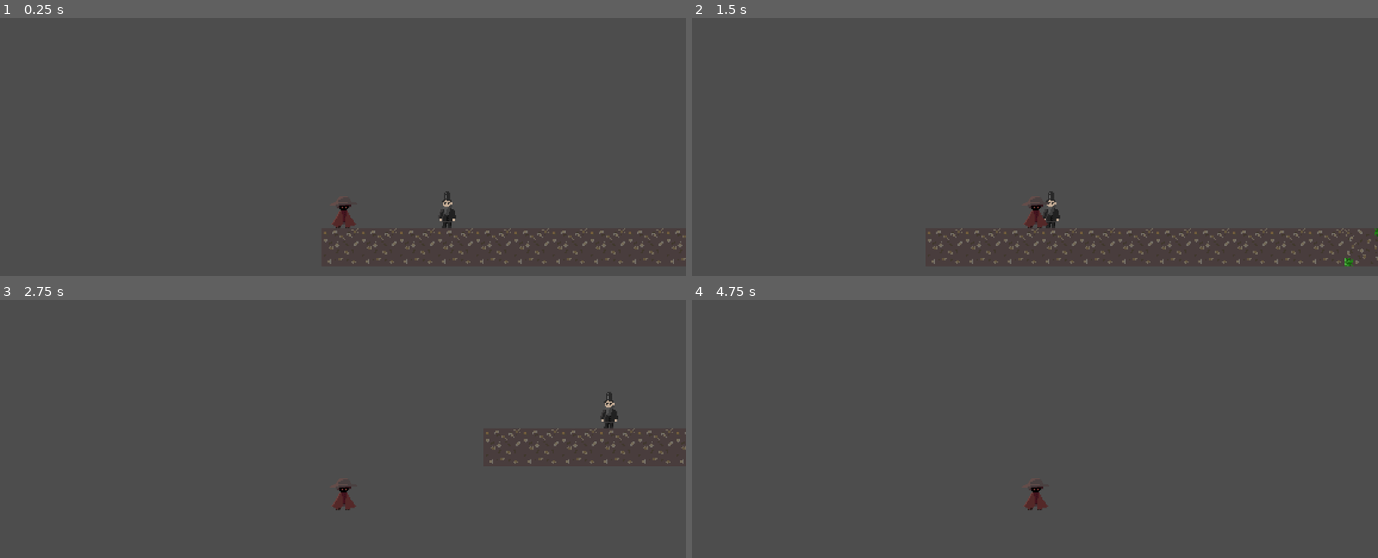
Above: before the commit, frames 1-4 (two rows, left to right).
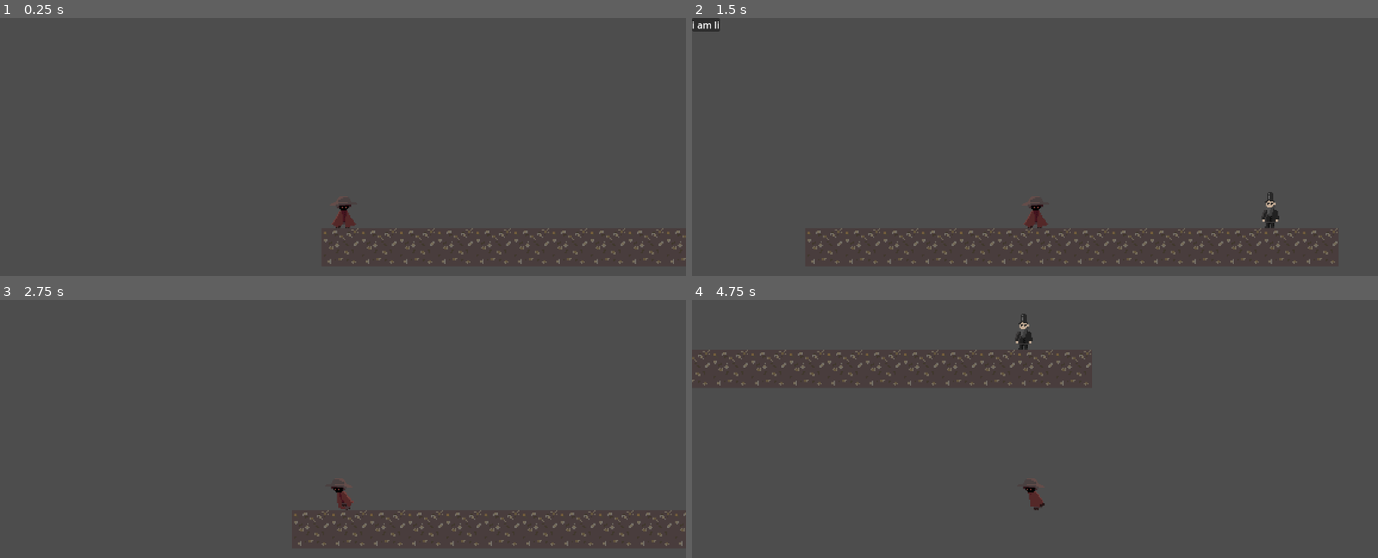
Above: after the commit, the same moments.

Repository: Jupyyter/9layers
Game: Godot game, scene res://tscn/lvls/lvl1.tscn
Two runs of this game, one before a commit and one after it. Both use one fixed random seed, a clock stepped at 60 frames per second and the inputs below.
Inputs:
- Up to frame 1 (0.25 s): no input
- Up to frame 2 (1.5 s): tap Enter (ui_accept) at 0.5, 1.35 s; hold Enter (ui_accept) 0.53-1.28 s; hold Right (ui_right) from 0.53 s (still down)
- Up to frame 3 (2.75 s): tap Enter (ui_accept) at 1.52, 1.82 s; release Right (ui_right) at 2.03 s; hold Left (ui_left) from 2.03 s (still down); hold Enter (ui_accept) from 2.03 s (still down)
- Up to frame 4 (4.75 s): release Left (ui_left) at 2.78 s; release Enter (ui_accept) at 2.78 s; hold Right (ui_right) 2.78-4.28 s; tap Enter (ui_accept) at 2.85, 3.02, 3.32, 4.35, 4.52 s; hold Enter (ui_accept) 3.53-4.28 s; hold Left (ui_left) from 4.28 s (still down)

The runs differ from the first frame. In frame 1, 0.2% of the frame differs, in the area x 64-67%, y 67-82%; in frame 2, 2.5%, in the area x 0-100%, y 0-97%; in frame 3, 1.6%; in frame 4, 1.2%.

Commit message:
a

Diff:
--- a/game/code/dante.gd
+++ b/game/code/dante.gd
@@ -3,68 +3,58 @@
 const SPEED = 300.0
 const JUMP_VELOCITY = -400.0
 
-var textbox: Control
+var current_interactable: RigidBody2D = null
+var in_cutscene: bool = false
 
-func _ready():
-    # Try to find the textbox in the scene
-    textbox = find_textbox()
-    if not textbox:
-        push_warning("Textbox node not found. Please check if it exists in the scene.")
-    elif not textbox.is_valid():
-        push_warning("Textbox found but it's not properly set up.")
+@onready var interaction_area: Area2D = $InteractionArea
+@onready var animation_player: AnimationPlayer = $AnimationPlayer
+@onready var sprite: Sprite2D = $Sprite2D
 
-func find_textbox() -> Control:
-    var root = get_tree().root
-    return find_node_by_type(root, "Control")
-
-func find_node_by_type(node: Node, type: String) -> Node:
-    if node.is_class(type) and node.has_method("show_text") and node.has_method("is_valid"):
-        return node
-    for child in node.get_children():
-        var found = find_node_by_type(child, type)
-        if found:
-            return found
-    return null
+func _ready() -> void:
+    interaction_area.connect("body_entered", Callable(self, "_on_interaction_area_body_entered"))
+    interaction_area.connect("body_exited", Callable(self, "_on_interaction_area_body_exited"))
 
 func _physics_process(delta: float) -> void:
-    # Add the gravity.
     if not is_on_floor():
-        velocity.y += ProjectSettings.get_setting("physics/2d/default_gravity") * delta
+        velocity += get_gravity() * delta
 
-    # Handle jump.
-    if Input.is_action_pressed("ui_up") and is_on_floor():
-        velocity.y = JUMP_VELOCITY
+    if not in_cutscene:
+        if Input.is_action_just_pressed("ui_accept") and current_interactable:
+            interact()
 
-    # Get the input direction and handle the movement/deceleration.
-    var direction := Input.get_axis("ui_left", "ui_right")
-    if direction:
-        velocity.x = direction * SPEED
+        if Input.is_action_pressed("ui_up") and is_on_floor():
+            velocity.y = JUMP_VELOCITY
+
+        var direction := Input.get_axis("ui_left", "ui_right")
+        if direction:
+            velocity.x = direction * SPEED
+            sprite.flip_h = direction < 0  # Flip sprite based on direction
+            animation_player.play("run")
+        else:
+            velocity.x = move_toward(velocity.x, 0, SPEED)
+            animation_player.play("idle")
     else:
-        velocity.x = move_toward(velocity.x, 0, SPEED)
+        velocity = Vector2.ZERO
+        animation_player.play("idle")
 
     move_and_slide()
 
-    # Check for overlapping bodies
-    check_for_interaction()
+func _on_interaction_area_body_entered(body: Node2D) -> void:
+    if body is RigidBody2D and body.has_method("get_text"):
+        current_interactable = body
 
-func check_for_interaction() -> void:
-    var space_state = get_world_2d().direct_space_state
-    var query = PhysicsShapeQueryParameters2D.new()
-    query.set_shape($CollisionShape2D.shape)
-    query.transform = global_transform
-    query.collision_mask = collision_mask  # Use the same collision mask as the player
+func _on_interaction_area_body_exited(body: Node2D) -> void:
+    if body == current_interactable:
+        current_interactable = null
 
-    var results = space_state.intersect_shape(query)
-    for result in results:
-        var collider = result.collider
-        if collider is RigidBody2D and collider.has_method("get_text"):
-            var interaction_text = collider.get_text()
-            show_interaction_text(interaction_text)
-            break  # Only interact with the first valid object
+func interact() -> void:
+    if current_interactable:
+        var text = current_interactable.get_text()
+        var textbox = get_node("../textBox")
+        if textbox:
+            textbox.show_text(text)
 
-func show_interaction_text(text: String) -> void:
-    if textbox and textbox.is_valid() and textbox.has_method("show_text"):
-        textbox.show_text(text)
-    else:
-        print("Unable to show text: ", text)
-        print("Textbox not found, not valid, or doesn't have show_text method.")
+func set_cutscene_state(state: bool) -> void:
+    in_cutscene = state
+    if in_cutscene:
+        animation_player.play("idle")
--- a/game/code/lincon.gd
+++ b/game/code/lincon.gd
@@ -1,12 +1,6 @@
 extends RigidBody2D
 
 @export var interaction_text: String = "Default interaction text"
-@onready var detection_area: Area2D = $DetectionArea
-
-func _ready():
-    # Ensure the Area2D is set up correctly
-    if not detection_area:
-        push_error("DetectionArea node not found in Lincon. Please add an Area2D child node.")
 
 func get_text() -> String:
-    return interaction_text
+	return interaction_text
--- a/game/code/textBox.gd
+++ b/game/code/textBox.gd
@@ -1,20 +1,41 @@
-extends Control
+extends CanvasLayer
 
-@onready var label = $Panel/Label
-var text_speed = 0.05
-var current_text = ""
+@onready var text_label: Label = $PanelContainer/MarginContainer/Label
+@onready var timer: Timer = $Timer
 
-func _ready():
-    hide()
+var current_text: String = ""
+var displayed_text: String = ""
+var char_index: int = 0
 
-func show_text(text):
-    current_text = text
-    label.text = ""
-    show()
-    for char in text:
-        label.text += char
-        await get_tree().create_timer(text_speed).timeout
+func _ready() -> void:
+	hide()
+	timer.connect("timeout", _on_timer_timeout)
 
-func _input(event):
-    if event.is_action_pressed("ui_accept") and visible:
-        hide()
+func show_text(text: String) -> void:
+	current_text = text
+	displayed_text = ""
+	char_index = 0
+	text_label.text = ""
+	show()
+	timer.start()
+
+func _on_timer_timeout() -> void:
+	if char_index < current_text.length():
+		displayed_text += current_text[char_index]
+		text_label.text = displayed_text
+		char_index += 1
+		timer.start()
+	else:
+		timer.stop()
+
+func _input(event: InputEvent) -> void:
+	if event.is_action_pressed("ui_accept") and visible:
+		if char_index < current_text.length():
+			# Display all text immediately
+			displayed_text = current_text
+			text_label.text = displayed_text
+			char_index = current_text.length()
+			timer.stop()
+		else:
+			# Hide the textbox
+			hide()
--- a/game/tscn/lvls/lvl1.tscn
+++ b/game/tscn/lvls/lvl1.tscn
@@ -1,9 +1,10 @@
-[gd_scene load_steps=7 format=3 uid="uid://dam1kfcfeintt"]
+[gd_scene load_steps=8 format=3 uid="uid://dam1kfcfeintt"]
 
+[ext_resource type="Script" path="res://tscn/lvls/lvl_1.gd" id="1_f405b"]
 [ext_resource type="Texture2D" uid="uid://i5qiisponfev" path="res://imgs/ALLDIRT.png" id="1_wsfxf"]
 [ext_resource type="PackedScene" uid="uid://dadobyyrrsd71" path="res://tscn/others/dante.tscn" id="2_io81r"]
 [ext_resource type="PackedScene" uid="uid://b5jg31a43wvv4" path="res://tscn/others/lincon.tscn" id="3_co8dm"]
-[ext_resource type="PackedScene" uid="uid://ryl6oibd1j6t" path="res://tscn/others/textBox.tscn" id="4_5vfem"]
+[ext_resource type="PackedScene" uid="uid://bmac03gjspvhr" path="res://tscn/others/textBox.tscn" id="4_5vfem"]
 
 [sub_resource type="TileSetAtlasSource" id="TileSetAtlasSource_fj8tj"]
 texture = ExtResource("1_wsfxf")
@@ -118,27 +119,26 @@
 sources/0 = SubResource("TileSetAtlasSource_fj8tj")
 
 [node name="Node2D" type="Node2D"]
+script = ExtResource("1_f405b")
 
 [node name="TileMap" type="TileMap" parent="."]
 texture_filter = 1
 tile_set = SubResource("TileSet_o3bap")
 rendering_quadrant_size = 32
 format = 2
-layer_0/tile_data = PackedInt32Array(589824, 0, 0, 655360, 0, 1, 589825, 65536, 0, 655361, 65536, 1, 589826, 0, 0, 655362, 0, 1, 589827, 65536, 0, 655363, 65536, 1, 589828, 0, 0, 655364, 0, 1, 589829, 65536, 0, 655365, 65536, 1, 589830, 0, 0, 655366, 0, 1, 589831, 65536, 0, 655367, 65536, 1, 589832, 0, 0, 655368, 0, 1, 589833, 65536, 0, 655369, 65536, 1, 589834, 0, 0, 655370, 0, 1, 589835, 65536, 0, 655371, 65536, 1, 589836, 0, 0, 655372, 0, 1, 589837, 65536, 0, 655373, 65536, 1, 589838, 0, 0, 655374, 0, 1, 589839, 65536, 0, 655375, 65536, 1, 589840, 0, 0, 655376, 0, 1, 589841, 65536, 0, 655377, 65536, 1, 589842, 0, 0, 655378, 0, 1, 589843, 65536, 0, 655379, 65536, 1, 589844, 0, 0, 655380, 0, 1, 589845, 65536, 0, 655381, 65536, 1, 589846, 393216, 0, 655382, 393216, 1, 589847, 458752, 0, 655383, 458752, 1)
+layer_0/tile_data = PackedInt32Array(655383, 65536, 1, 655379, 65536, 1, 655378, 0, 1, 589845, 65536, 0, 655377, 65536, 1, 655376, 0, 1, 655375, 65536, 1, 589844, 0, 0, 589843, 65536, 0, 589842, 0, 0, 655374, 0, 1, 655373, 65536, 1, 589838, 0, 0, 589839, 65536, 0, 589840, 0, 0, 589841, 65536, 0, 589837, 65536, 0, 589836, 0, 0, 655371, 65536, 1, 655370, 0, 1, 655369, 65536, 1, 655368, 0, 1, 655367, 65536, 1, 589831, 65536, 0, 589832, 0, 0, 589833, 65536, 0, 589834, 0, 0, 589835, 65536, 0, 655366, 0, 1, 655372, 0, 1, 655365, 65536, 1, 655364, 0, 1, 589829, 65536, 0, 589828, 0, 0, 589827, 65536, 0, 589826, 0, 0, 589825, 65536, 0, 589824, 0, 0, 655362, 0, 1, 655361, 65536, 1, 655360, 0, 1, 655363, 65536, 1, 589830, 0, 0, 655380, 0, 1, 655381, 65536, 1, 589846, 0, 0, 655382, 0, 1, 589847, 65536, 0, 589848, 0, 0, 655384, 0, 1, 589849, 65536, 0, 655385, 65536, 1, 589850, 0, 0, 655386, 0, 1, 589851, 65536, 0, 655387, 65536, 1)
 
 [node name="dante" parent="." instance=ExtResource("2_io81r")]
 position = Vector2(18, 123)
+collision_layer = 1
+collision_mask = 1
 
 [node name="Camera2D" type="Camera2D" parent="dante"]
 position = Vector2(0, 1)
 zoom = Vector2(2, 2)
 
 [node name="lincon" parent="." instance=ExtResource("3_co8dm")]
-position = Vector2(106, 124)
+position = Vector2(391, 126)
 interaction_text = ":) kkkkkkkkkkkkgsdkaksa"
 
-[node name="Control" parent="." instance=ExtResource("4_5vfem")]
-offset_left = 92.0
-offset_top = 39.0
-offset_right = 132.0
-offset_bottom = 79.0
+[node name="textBox" parent="." instance=ExtResource("4_5vfem")]
--- /dev/null
+++ b/game/tscn/lvls/lvl_1.gd
@@ -0,0 +1,54 @@
+extends Node2D
+
+@onready var dante: CharacterBody2D = $dante
+@onready var lincon: RigidBody2D = $lincon
+@onready var textbox: CanvasLayer = $textBox
+var cutscene_triggered: bool = false
+var cutscene_texts: Array = [
+    "hey",
+    "i am lincon the terribe",
+    "you are about to die"
+]
+var current_text_index: int = 0
+var waiting_for_input: bool = false
+var cutscene_finished: bool = false
+
+func _ready() -> void:
+    pass
+
+func _process(delta: float) -> void:
+    if not cutscene_triggered and not cutscene_finished:
+        var distance = dante.global_position.distance_to(lincon.global_position)
+        if distance <= 200:
+            start_cutscene()
+
+    if waiting_for_input and Input.is_action_just_pressed("ui_accept"):
+        waiting_for_input = false
+        advance_cutscene()
+
+func start_cutscene() -> void:
+    cutscene_triggered = true
+    dante.set_cutscene_state(true)  # Disable Dante's movement
+    show_next_text()
+
+func show_next_text() -> void:
+    if current_text_index < cutscene_texts.size():
+        textbox.show_text(cutscene_texts[current_text_index])
+        current_text_index += 1
+        waiting_for_input = true
+    else:
+        end_cutscene()
+
+func advance_cutscene() -> void:
+    if current_text_index < cutscene_texts.size():
+        show_next_text()
+    else:
+        end_cutscene()
+
+func end_cutscene() -> void:
+    cutscene_triggered = false
+    cutscene_finished = true
+    current_text_index = 0
+    textbox.hide()
+    dante.set_cutscene_state(false)  # Re-enable Dante's movement
+    print("Cutscene ended")  # Debug message
--- a/game/tscn/others/dante.tscn
+++ b/game/tscn/others/dante.tscn
@@ -1,10 +1,203 @@
-[gd_scene load_steps=4 format=3 uid="uid://dadobyyrrsd71"]
-
-[ext_resource type="Texture2D" uid="uid://br2qsj0rmx0aq" path="res://imgs/characters/dante.png" id="1_4rpx6"]
+[gd_scene load_steps=9 format=3 uid="uid://dadobyyrrsd71"]
+
 [ext_resource type="Script" path="res://code/dante.gd" id="1_wc252"]
+[ext_resource type="Texture2D" uid="uid://bd82pk8pm0qe0" path="res://imgs/dante_animations.png" id="2_ypmme"]
 
 [sub_resource type="RectangleShape2D" id="RectangleShape2D_8bmny"]
 size = Vector2(15, 25)
+
+[sub_resource type="RectangleShape2D" id="RectangleShape2D_2kxpi"]
+size = Vector2(20, 24)
+
+[sub_resource type="Animation" id="Animation_es755"]
+resource_name = "run"
+length = 0.6
+loop_mode = 1
+step = 0.1
+tracks/0/type = "value"
+tracks/0/imported = false
+tracks/0/enabled = true
+tracks/0/path = NodePath("Sprite2D:texture")
+tracks/0/interp = 1
+tracks/0/loop_wrap = true
+tracks/0/keys = {
+"times": PackedFloat32Array(0),
+"transitions": PackedFloat32Array(1),
+"update": 1,
+"values": [ExtResource("2_ypmme")]
+}
+tracks/1/type = "value"
+tracks/1/imported = false
+tracks/1/enabled = true
+tracks/1/path = NodePath("Sprite2D:hframes")
+tracks/1/interp = 1
+tracks/1/loop_wrap = true
+tracks/1/keys = {
+"times": PackedFloat32Array(0),
+"transitions": PackedFloat32Array(1),
+"update": 1,
+"values": [10]
+}
+tracks/2/type = "value"
+tracks/2/imported = false
+tracks/2/enabled = true
+tracks/2/path = NodePath("Sprite2D:vframes")
+tracks/2/interp = 1
+tracks/2/loop_wrap = true
+tracks/2/keys = {
+"times": PackedFloat32Array(0),
+"transitions": PackedFloat32Array(1),
+"update": 1,
+"values": [10]
+}
+tracks/3/type = "value"
+tracks/3/imported = false
+tracks/3/enabled = true
+tracks/3/path = NodePath("Sprite2D:frame")
+tracks/3/interp = 1
+tracks/3/loop_wrap = true
+tracks/3/keys = {
+"times": PackedFloat32Array(0, 0.1, 0.2, 0.3, 0.4, 0.5),
+"transitions": PackedFloat32Array(1, 1, 1, 1, 1, 1),
+"update": 1,
+"values": [0, 1, 2, 3, 4, 5]
+}
+
+[sub_resource type="Animation" id="Animation_pi2de"]
+length = 0.001
+tracks/0/type = "value"
+tracks/0/imported = false
+tracks/0/enabled = true
+tracks/0/path = NodePath("Sprite2D:texture")
+tracks/0/interp = 1
+tracks/0/loop_wrap = true
+tracks/0/keys = {
+"times": PackedFloat32Array(0),
+"transitions": PackedFloat32Array(1),
+"update": 1,
+"values": [ExtResource("2_ypmme")]
+}
+tracks/1/type = "value"
+tracks/1/imported = false
+tracks/1/enabled = true
+tracks/1/path = NodePath("Sprite2D:hframes")
+tracks/1/interp = 1
+tracks/1/loop_wrap = true
+tracks/1/keys = {
+"times": PackedFloat32Array(0),
+"transitions": PackedFloat32Array(1),
+"update": 1,
+"values": [10]
+}
+tracks/2/type = "value"
+tracks/2/imported = false
+tracks/2/enabled = true
+tracks/2/path = NodePath("Sprite2D:vframes")
+tracks/2/interp = 1
+tracks/2/loop_wrap = true
+tracks/2/keys = {
+"times": PackedFloat32Array(0),
+"transitions": PackedFloat32Array(1),
+"update": 1,
+"values": [10]
+}
+tracks/3/type = "value"
+tracks/3/imported = false
+tracks/3/enabled = true
+tracks/3/path = NodePath("Sprite2D:frame")
+tracks/3/interp = 1
+tracks/3/loop_wrap = true
+tracks/3/keys = {
+"times": PackedFloat32Array(0),
+"transitions": PackedFloat32Array(1),
+"update": 1,
+"values": [0]
+}
+tracks/4/type = "value"
+tracks/4/imported = false
+tracks/4/enabled = true
+tracks/4/path = NodePath("Sprite2D:frame_coords")
+tracks/4/interp = 1
+tracks/4/loop_wrap = true
+tracks/4/keys = {
+"times": PackedFloat32Array(0),
+"transitions": PackedFloat32Array(1),
+"update": 1,
+"values": [Vector2i(0, 1)]
+}
+
+[sub_resource type="Animation" id="Animation_dw80p"]
+resource_name = "idle"
+length = 0.6
+loop_mode = 1
+step = 0.1
+tracks/0/type = "value"
+tracks/0/imported = false
+tracks/0/enabled = true
+tracks/0/path = NodePath("Sprite2D:texture")
+tracks/0/interp = 1
+tracks/0/loop_wrap = true
+tracks/0/keys = {
+"times": PackedFloat32Array(0),
+"transitions": PackedFloat32Array(1),
+"update": 1,
+"values": [ExtResource("2_ypmme")]
+}
+tracks/1/type = "value"
+tracks/1/imported = false
+tracks/1/enabled = true
+tracks/1/path = NodePath("Sprite2D:hframes")
+tracks/1/interp = 1
+tracks/1/loop_wrap = true
+tracks/1/keys = {
+"times": PackedFloat32Array(0),
+"transitions": PackedFloat32Array(1),
+"update": 1,
+"values": [10]
+}
+tracks/2/type = "value"
+tracks/2/imported = false
+tracks/2/enabled = true
+tracks/2/path = NodePath("Sprite2D:vframes")
+tracks/2/interp = 1
+tracks/2/loop_wrap = true
+tracks/2/keys = {
+"times": PackedFloat32Array(0),
+"transitions": PackedFloat32Array(1),
+"update": 1,
+"values": [10]
+}
+tracks/3/type = "value"
+tracks/3/imported = false
+tracks/3/enabled = true
+tracks/3/path = NodePath("Sprite2D:frame")
+tracks/3/interp = 1
+tracks/3/loop_wrap = true
+tracks/3/keys = {
+"times": PackedFloat32Array(),
+"transitions": PackedFloat32Array(),
+"update": 1,
+"values": []
+}
+tracks/4/type = "value"
+tracks/4/imported = false
+tracks/4/enabled = true
+tracks/4/path = NodePath("Sprite2D:frame_coords")
+tracks/4/interp = 1
+tracks/4/loop_wrap = true
+tracks/4/keys = {
+"times": PackedFloat32Array(0),
+"transitions": PackedFloat32Array(1),
+"update": 1,
+"values": [Vector2i(0, 1)]
+}
+
+[sub_resource type="AnimationLibrary" id="AnimationLibrary_hebax"]
+_data = {
+"RESET": SubResource("Animation_pi2de"),
+"idle": SubResource("Animation_dw80p"),
+"run": SubResource("Animation_es755")
+}
 
 [node name="dante" type="CharacterBody2D"]
 position = Vector2(-1, -16)
@@ -16,6 +209,22 @@
 position = Vector2(0.5, 3.5)
 shape = SubResource("RectangleShape2D_8bmny")
 
-[node name="Dante" type="Sprite2D" parent="."]
+[node name="Sprite2D" type="Sprite2D" parent="."]
 texture_filter = 1
-texture = ExtResource("1_4rpx6")
+texture = ExtResource("2_ypmme")
+hframes = 10
+vframes = 10
+frame = 10
+
+[node name="InteractionArea" type="Area2D" parent="."]
+collision_layer = 3
+collision_mask = 3
+
+[node name="CollisionShape2D" type="CollisionShape2D" parent="InteractionArea"]
+position = Vector2(1, 3)
+shape = SubResource("RectangleShape2D_2kxpi")
+
+[node name="AnimationPlayer" type="AnimationPlayer" parent="."]
+libraries = {
+"": SubResource("AnimationLibrary_hebax")
+}
--- a/game/tscn/others/lincon.tscn
+++ b/game/tscn/others/lincon.tscn
@@ -1,10 +1,13 @@
-[gd_scene load_steps=4 format=3 uid="uid://b5jg31a43wvv4"]
+[gd_scene load_steps=5 format=3 uid="uid://b5jg31a43wvv4"]
 
 [ext_resource type="Script" path="res://code/lincon.gd" id="1_cpp2d"]
 [ext_resource type="Texture2D" uid="uid://cxqkdwag6d0vm" path="res://imgs/characters/lincon.png" id="1_hwug0"]
 
 [sub_resource type="RectangleShape2D" id="RectangleShape2D_smm0u"]
 size = Vector2(11, 27)
+
+[sub_resource type="RectangleShape2D" id="RectangleShape2D_g1xx4"]
+size = Vector2(21, 26)
 
 [node name="lincon" type="RigidBody2D"]
 z_index = -1
@@ -20,3 +23,9 @@
 [node name="CollisionShape2D" type="CollisionShape2D" parent="."]
 position = Vector2(-0.5, 2.5)
 shape = SubResource("RectangleShape2D_smm0u")
+
+[node name="InteractionArea" type="Area2D" parent="."]
+
+[node name="CollisionShape2D" type="CollisionShape2D" parent="InteractionArea"]
+position = Vector2(-0.5, 2)
+shape = SubResource("RectangleShape2D_g1xx4")
--- a/game/tscn/others/textBox.tscn
+++ b/game/tscn/others/textBox.tscn
@@ -1,21 +1,20 @@
-[gd_scene load_steps=2 format=3 uid="uid://ryl6oibd1j6t"]
+[gd_scene load_steps=2 format=3 uid="uid://bmac03gjspvhr"]
 
 [ext_resource type="Script" path="res://code/textBox.gd" id="1_f8eno"]
 
-[node name="Control" type="Control"]
-layout_mode = 3
-anchors_preset = 0
-offset_right = 40.0
-offset_bottom = 40.0
+[node name="CanvasLayer" type="CanvasLayer"]
 script = ExtResource("1_f8eno")
 
-[node name="Panel" type="Panel" parent="."]
-layout_mode = 0
-offset_right = 40.0
-offset_bottom = 40.0
+[node name="PanelContainer" type="PanelContainer" parent="."]
+offset_right = 1.0
+offset_bottom = 23.0
 
-[node name="Label" type="Label" parent="Panel"]
-layout_mode = 0
-offset_left = 2.0
-offset_right = 42.0
-offset_bottom = 23.0
+[node name="MarginContainer" type="MarginContainer" parent="PanelContainer"]
+layout_mode = 2
+
+[node name="Label" type="Label" parent="PanelContainer/MarginContainer"]
+layout_mode = 2
+
+[node name="Timer" type="Timer" parent="."]
+wait_time = 0.01
+one_shot = true
Binary file added: game/imgs/dante_animations.png
Not shown, added: game/imgs/dante_animations.png.import
